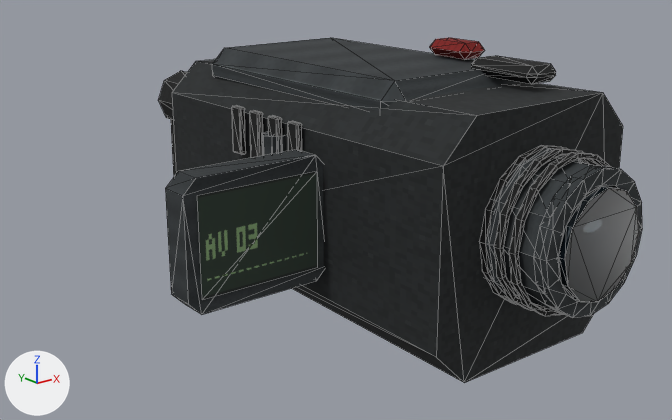
The glTF model assets/runtime/models/blender_video_camera_2.glb as it was, and as the next commit left it.
The view is the same before and after, from a 50 mm camera at (-0.194, -0.212, 0.119) aimed at (-0.015, 0.011, 0.03). The lights are fixed; the arrows at lower left show +X, +Y and +Z. The first picture is the older version. Mesh edges are drawn as thin lines. Vertices at exactly the same position are counted once.

Names of what the first picture shows: 'blender_video_camera_2'.
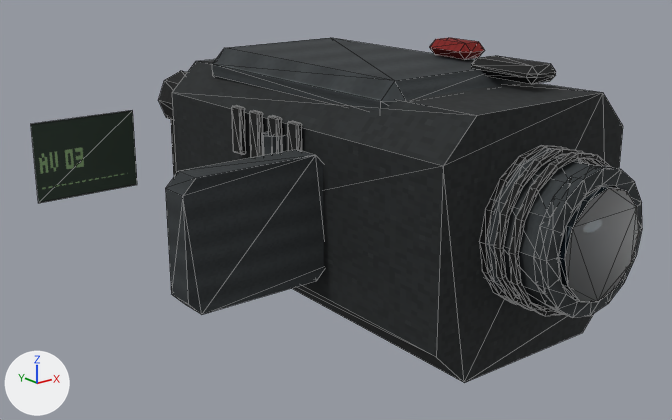
Location of each change, [x1, y1, x2, y2] in pixels of the pictures (672 x 420 px; the box of a moved part takes in the faces that stretch with it):
'blender_video_camera_2', reshaped (26% wider)
    before: [158, 38, 642, 383]
    after: [31, 38, 642, 383]
part 1 of me_camcorder_integrated_chassis_001, moved or reshaped
    before: [197, 171, 318, 300]
    after: [31, 110, 137, 203]

The change in detail:
me_camcorder_integrated_chassis_001 is used by ob_blender_video_camera_2; location (0.0, 0.0, 0.0).
me_camcorder_integrated_chassis_001 had 608 vertices, 1140 faces and spanned x -0.081..0.06, y -0.079..0.099, z 0.0..0.083.
me_camcorder_integrated_chassis_001 now has 608 vertices, 1140 faces and spans x -0.081..0.06, y -0.079..0.104, z 0.0..0.083.
me_camcorder_integrated_chassis_001 part 1: the loose piece of 4 vertices spanning x -0.077..-0.038, y -0.009, z 0.022..0.051 is moved by (0.0, 0.113, 0.0).
